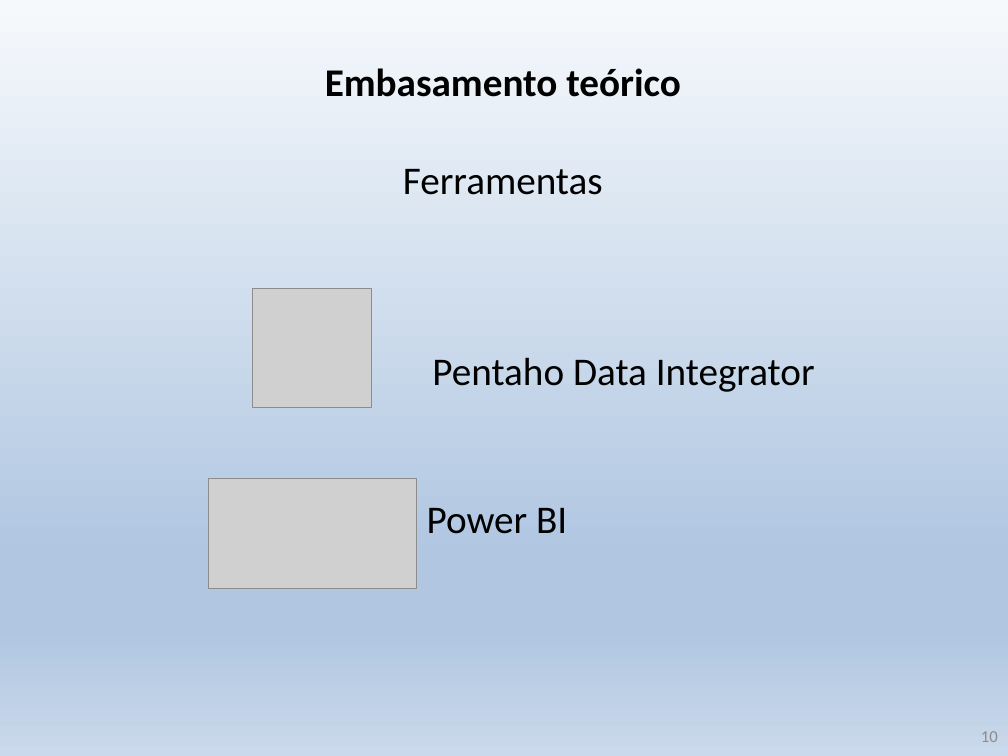
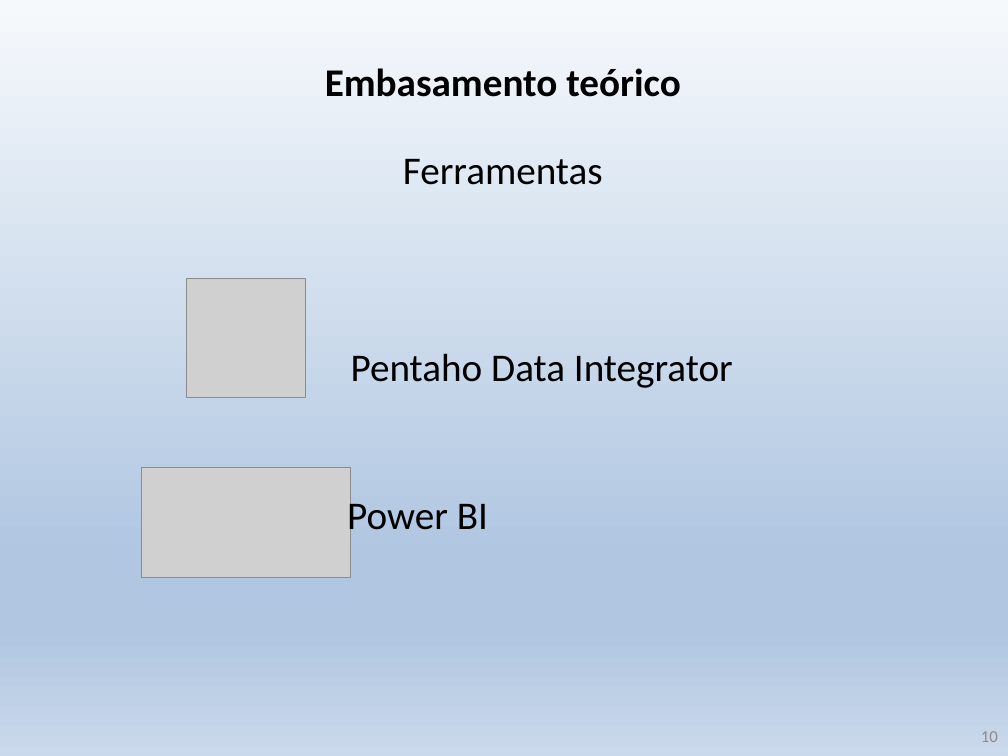
Before and after one commit to krieggerms/Analise-da-Insercao-do-Aluno-Negro-com-BI, a slide deck: slide 10 of TCC_BI_Alunos_Negros.pptx. Drawn at 1008x756 pixels with LibreOffice and Linux fonts; fonts in the diff are those of the drawing; grey boxes stand for pictures. Boxes give left, top, right and bottom in pixels: in the first picture for what was removed or moved away, otherwise in the second. Text is boxed around its words. In the diff, an @@ line names an element or a change of style, - is before the commit and + after.

```diff
--- a/TCC_BI_Alunos_Negros.pptx
+++ b/TCC_BI_Alunos_Negros.pptx
@@ text "Ferramentas": place and size @@
-text "Ferramentas" at (403,169,603,195)
+text "Ferramentas" at (403,159,603,185)
@@ picture: place and size @@
-picture at (253,289,372,408)
+picture at (186,278,305,397)
@@ text "Pentaho Data Integrator": place and size @@
-text "Pentaho Data Integrator" at (432,357,815,392)
+text "Pentaho Data Integrator" at (351,353,733,388)
@@ picture: place and size @@
-picture at (209,479,417,589)
+picture at (142,468,351,578)
@@ text "Power BI" rewrapped from (427,508,567,534) to (347,496,488,539) @@
```
Also in this commit, not shown: 1 other slide changed.
